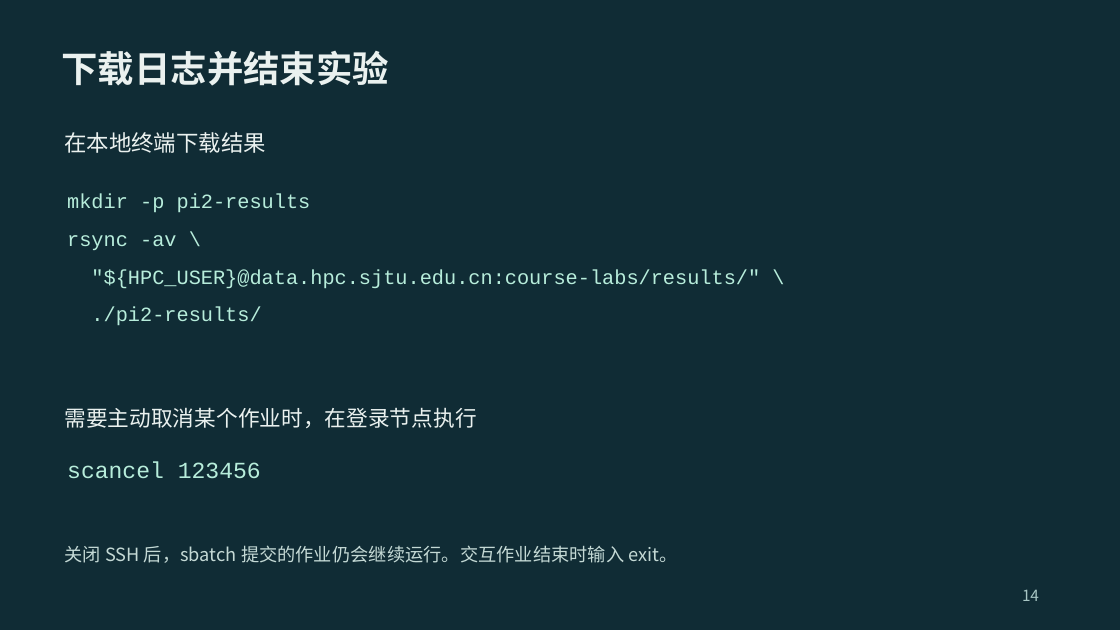
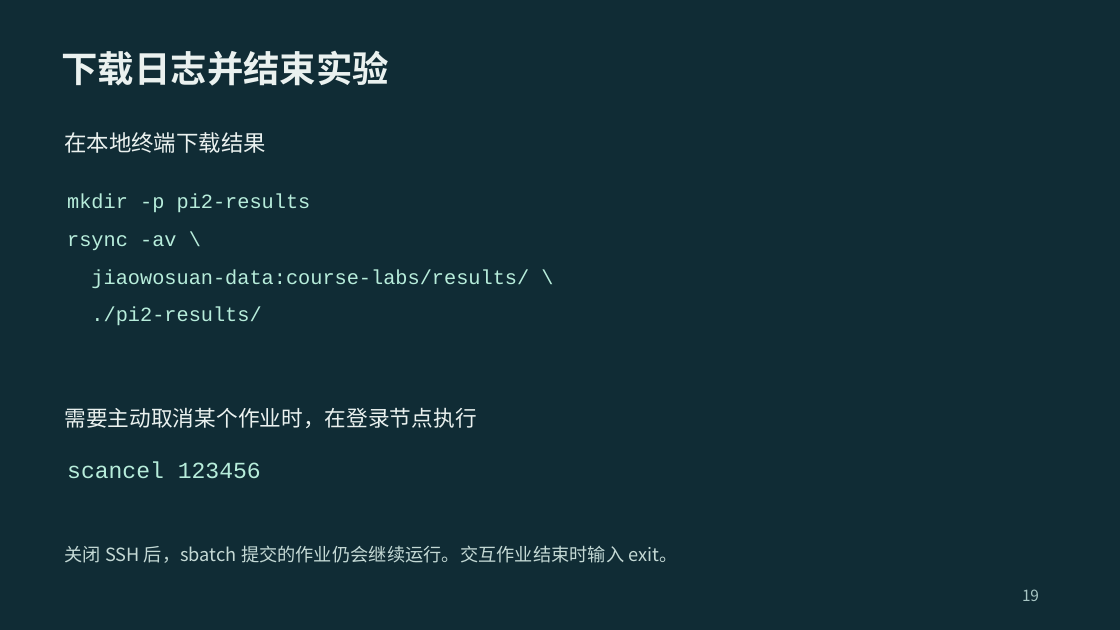
Before and after one commit to 2026-fall-calabs/calabs-2026-fall-starter, a slide deck: slide 19 of docs/交我算平台Lab运行指南-学生版.pptx (slide 14 before the commit). Drawn at 1120x630 pixels with LibreOffice and Linux fonts; fonts in the diff are those of the drawing. Boxes give left, top, right and bottom in pixels: in the first picture for what was removed or moved away, otherwise in the second. Text is boxed around its words. In the diff, an @@ line names an element or a change of style, - is before the commit and + after.

```diff
--- a/docs/交我算平台Lab运行指南-学生版.pptx
+++ b/docs/交我算平台Lab运行指南-学生版.pptx
@@ text at (91,269,529,288): text changed @@
-"${HPC_USER}@data.hpc.sjtu.edu.cn:course-labs/results/" \
+jiaowosuan-data:course-labs/results/ \
@@ text at (1022,589,1039,601): text changed @@
-14
+19
```
Also in this commit, not shown: 14 other slides changed, 7 slides added, 1 slide removed, 6 other files.
